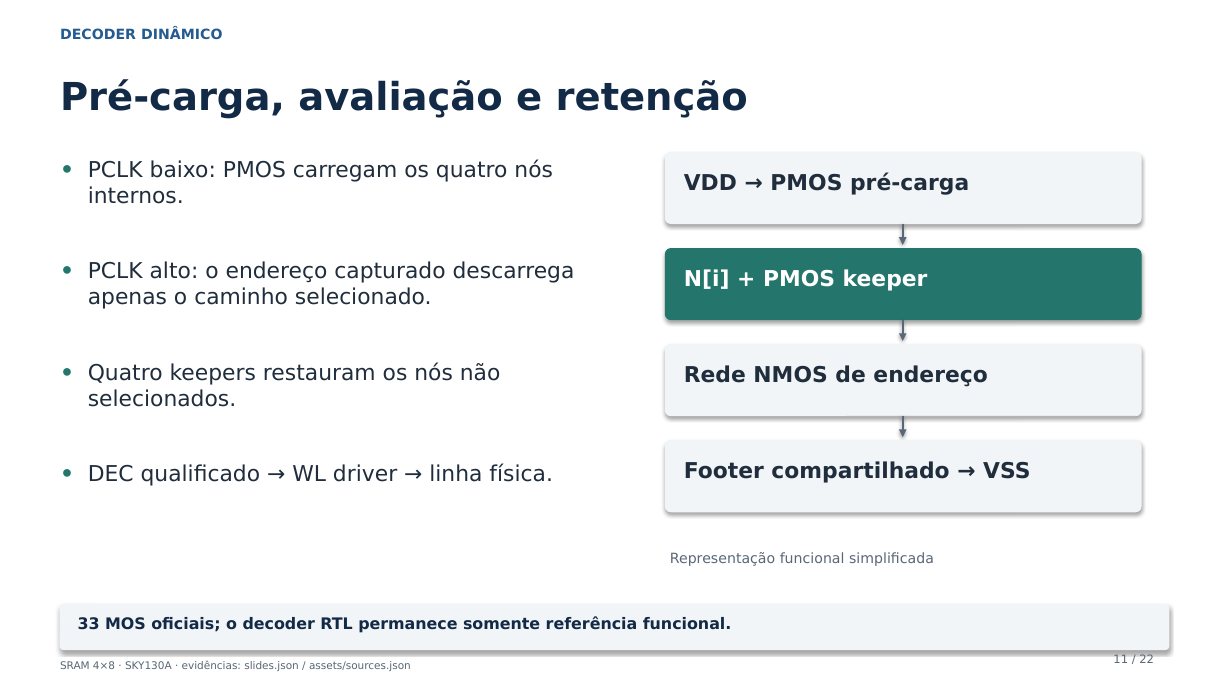
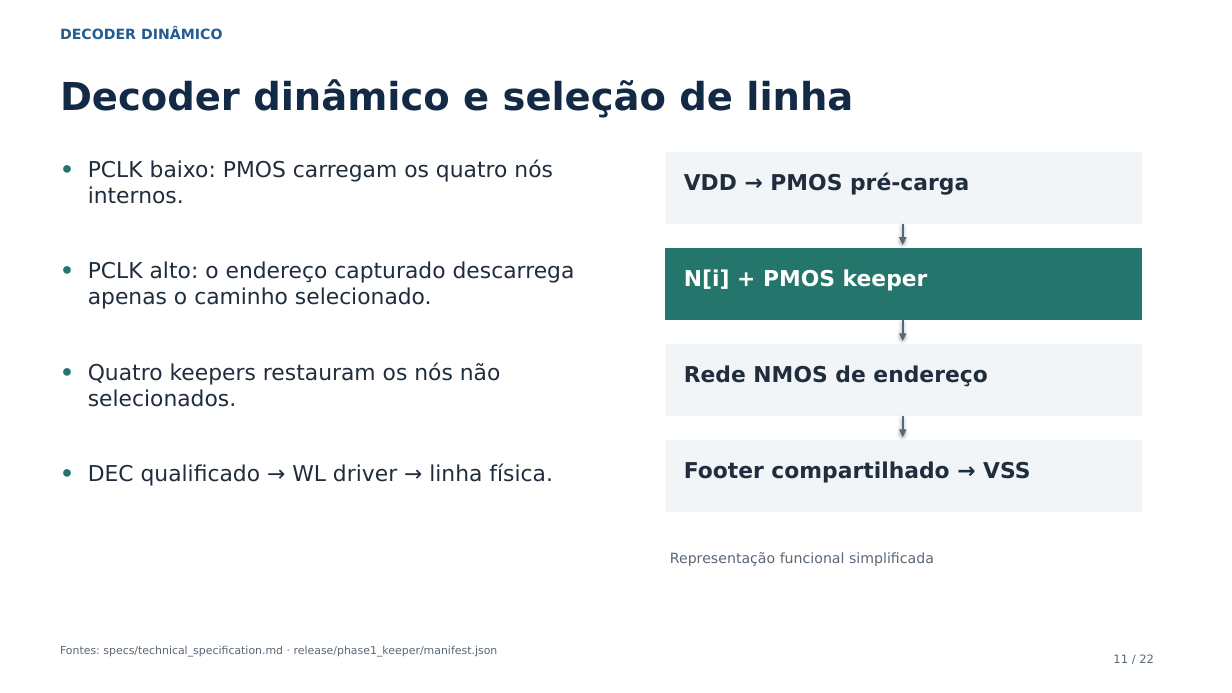
Before and after one commit to leofernandesc/Open-source-sram-memory-compiler, a slide deck: slide 11 of presentations/phase2/phase2_technical_review.pptx. Drawn at 1232x693 pixels with LibreOffice and Linux fonts; fonts in the diff are those of the drawing. Boxes give left, top, right and bottom in pixels: in the first picture for what was removed or moved away, otherwise in the second. Text is boxed around its words. In the diff, an @@ line names an element or a change of style, - is before the commit and + after.

Commit message:
docs(phase2): use descriptive academic presentation wording

```diff
--- a/presentations/phase2/phase2_technical_review.pptx
+++ b/presentations/phase2/phase2_technical_review.pptx
@@ text at <box>60,79,853,118</box>: text changed @@
-Pré-carga, avaliação e retenção
+Decoder dinâmico e seleção de linha
@@ rounded rectangle to rectangle; shadow off in 4 elements at <box>665,152,1141,224</box>, <box>665,249,1141,320</box>, <box>665,345,1141,416</box>, <box>665,441,1141,512</box> @@
@@ rounded rectangle removed at <box>60,605,1169,650</box> @@
@@ text removed at <box>78,616,732,633</box> @@
-33 MOS oficiais; o decoder RTL permanece somente referência funcional.
@@ text added at <box>60,646,498,657</box>, 8.5 pt, text #596776 @@
+Fontes: specs/technical_specification.md · release/phase1_keeper/manifest.json
@@ text removed at <box>60,661,411,671</box> @@
-SRAM 4×8 · SKY130A · evidências: slides.json / assets/sources.json
```
Also in this commit, not shown: 21 other slides changed, 9 other files.
